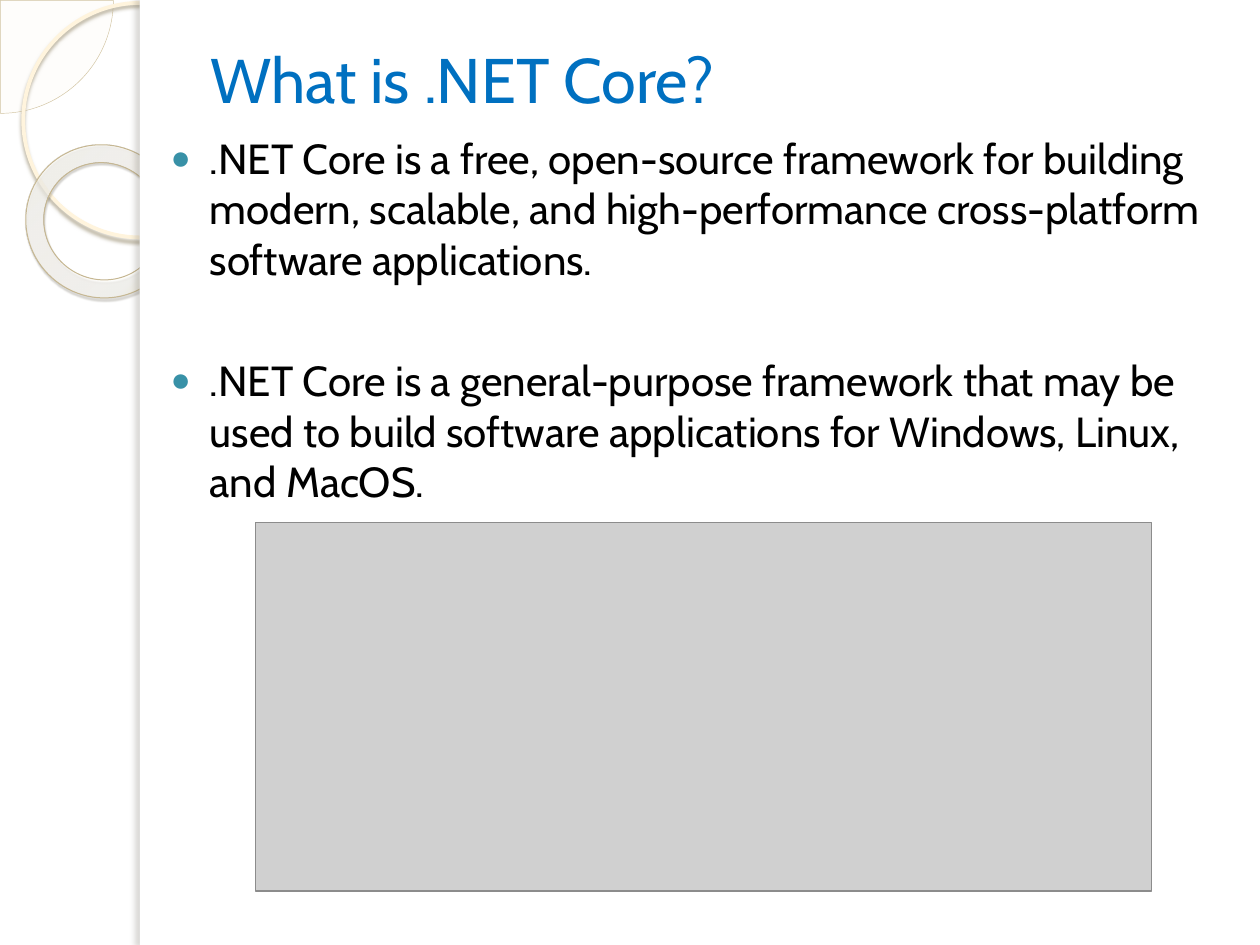
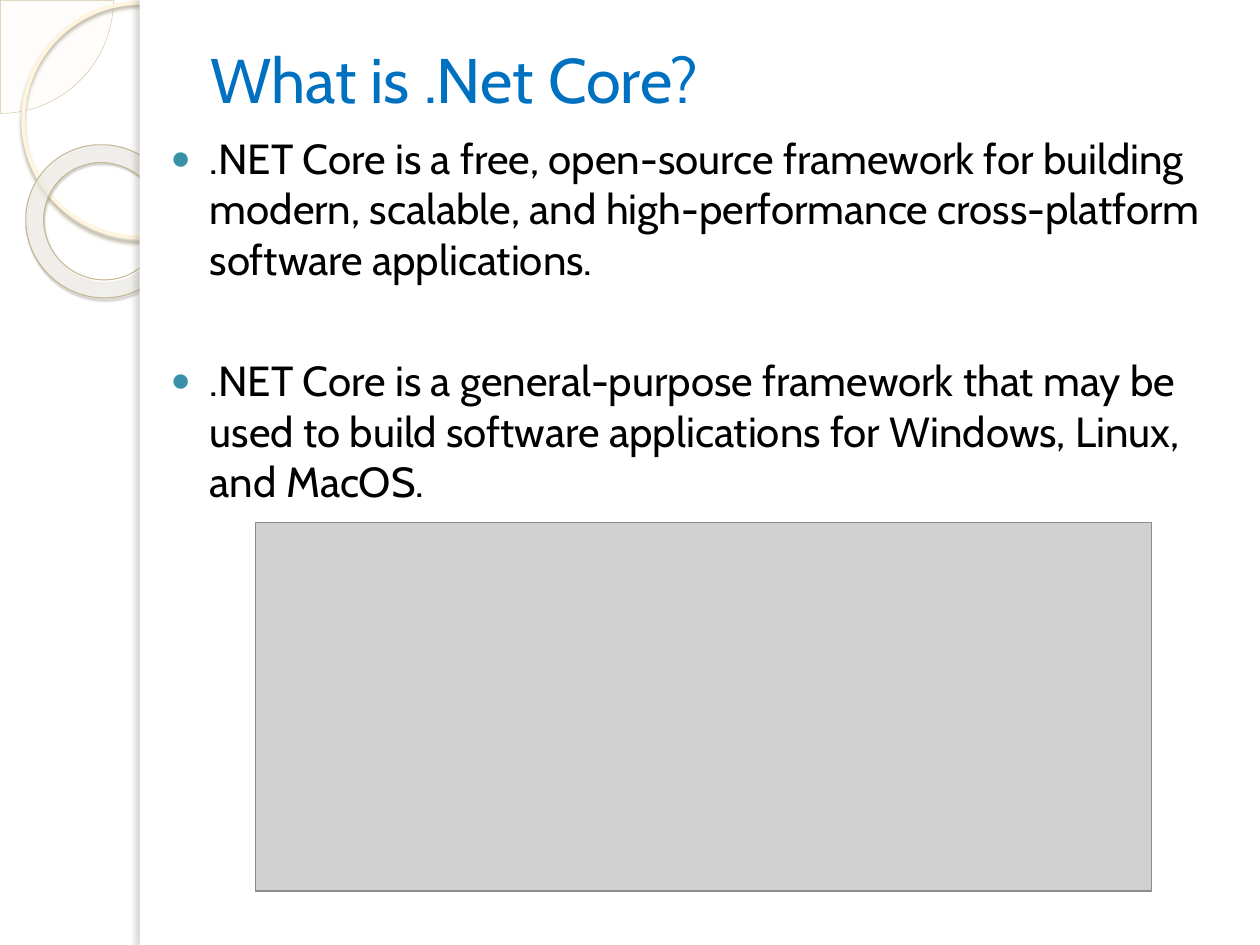
Before and after one commit to vgyureka/DotNetBig, a slide deck: slide 4 of CORE.pptx (slide 3 before the commit). Drawn at 1260x945 pixels with LibreOffice and Linux fonts; fonts in the diff are those of the drawing; grey boxes stand for pictures; background and template pictures are left out. Boxes give left, top, right and bottom in pixels: in the first picture for what was removed or moved away, otherwise in the second. Text is boxed around its words. In the diff, an @@ line names an element or a change of style, - is before the commit and + after.

Commit message:
Core PPT
Core PPT - 45

```diff
--- a/CORE.pptx
+++ b/CORE.pptx
@@ title at bbox=[210, 55, 698, 104]: text changed @@
-What is .NET Core?
+What is .Net Core?
```
Also in this commit, not shown: 2 other slides changed, 27 slides added, 2 slides removed.
